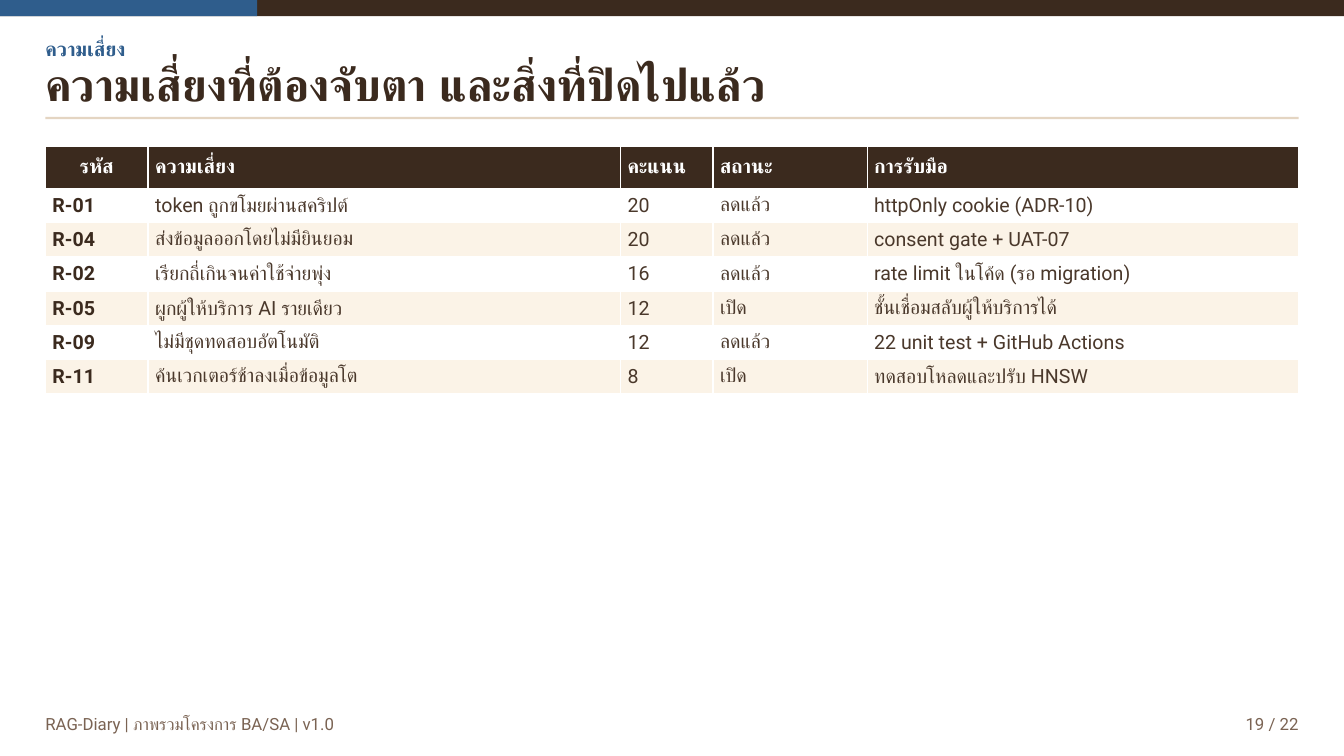
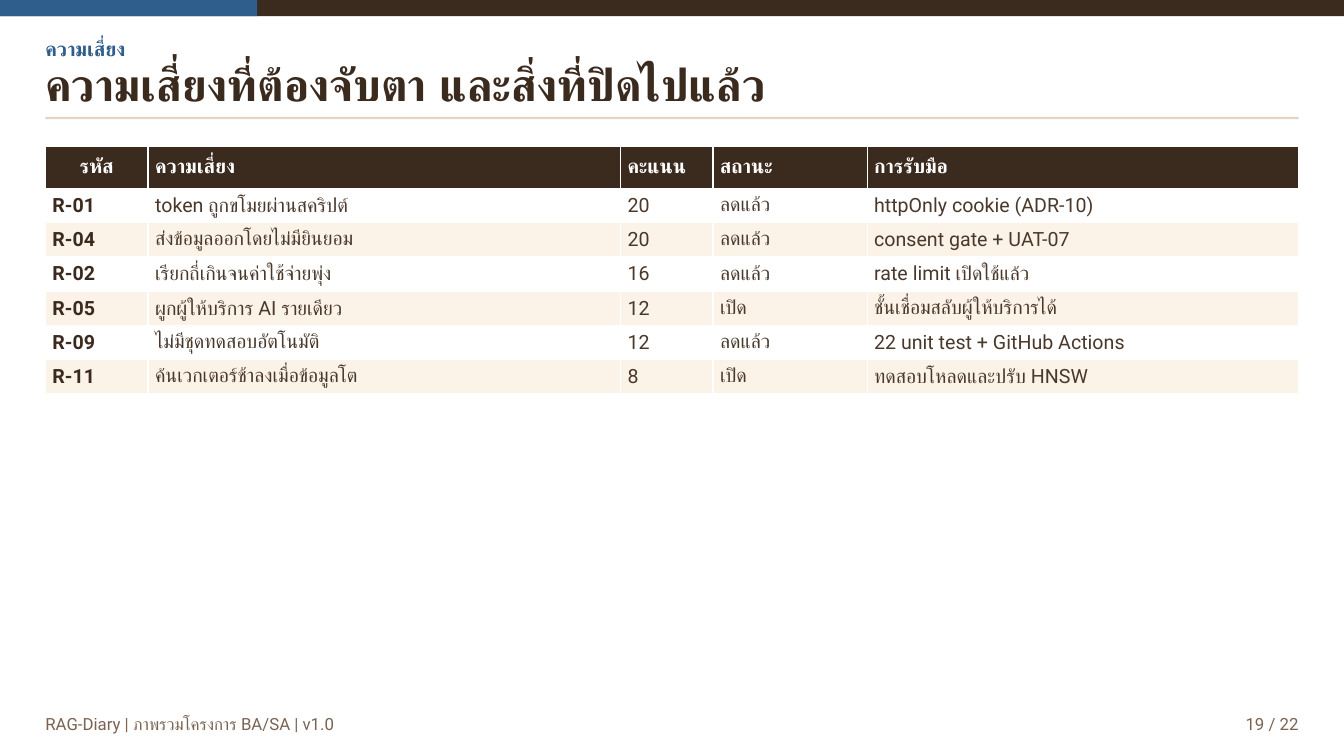
Before and after one commit to Zynin43839/oranut-blueprint, a slide deck: slide 19 of assets/media/deck.pptx. Drawn at 1344x756 pixels with LibreOffice and Linux fonts; fonts in the diff are those of the drawing. Boxes give left, top, right and bottom in pixels: in the first picture for what was removed or moved away, otherwise in the second. Text is boxed around its words. In the diff, an @@ line names an element or a change of style, - is before the commit and + after.

Commit message:
docs: record the rate limit as active
The limiter was switched on and verified, so the documents stop describing it as
pending.

- C4, API contract, product brief, SRS and roadmap now say it is enabled
- R-02 moves to closed, with the verification recorded next to it
- the test plan logs the 12 Nov run: five 503 responses, then 429 with
  Retry-After: 60 on calls six and seven
- rebuild the seven affected PDFs in both languages and refresh the decks

```diff
--- a/assets/media/deck.pptx
+++ b/assets/media/deck.pptx
@@ table at (45, 146, 1300, 394) @@
-row 4, column 5: rate limit ในโค้ด (รอ migration)
+row 4, column 5: rate limit เปิดใช้แล้ว
```
Also in this commit, not shown: 2 other slides changed, 19 other files.
